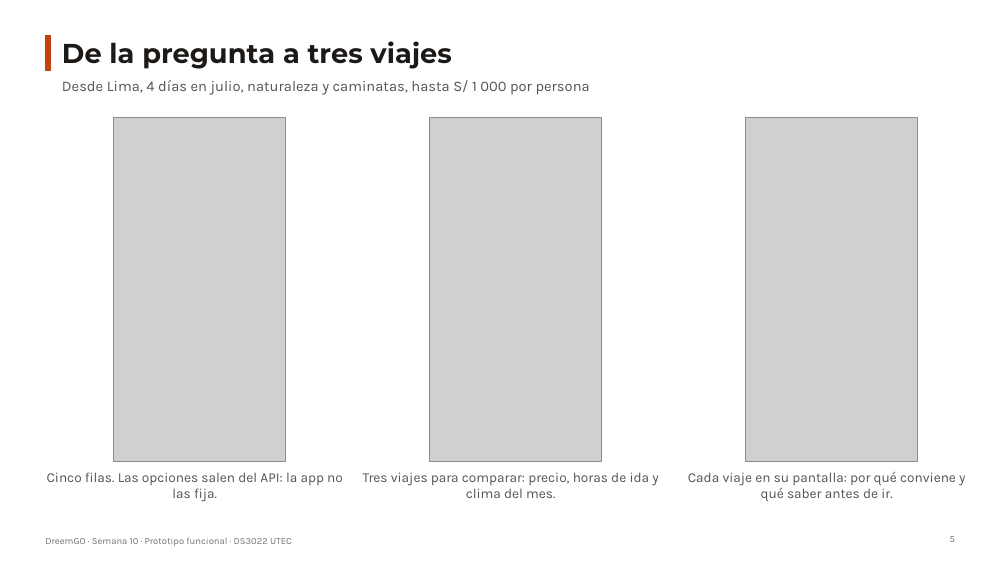
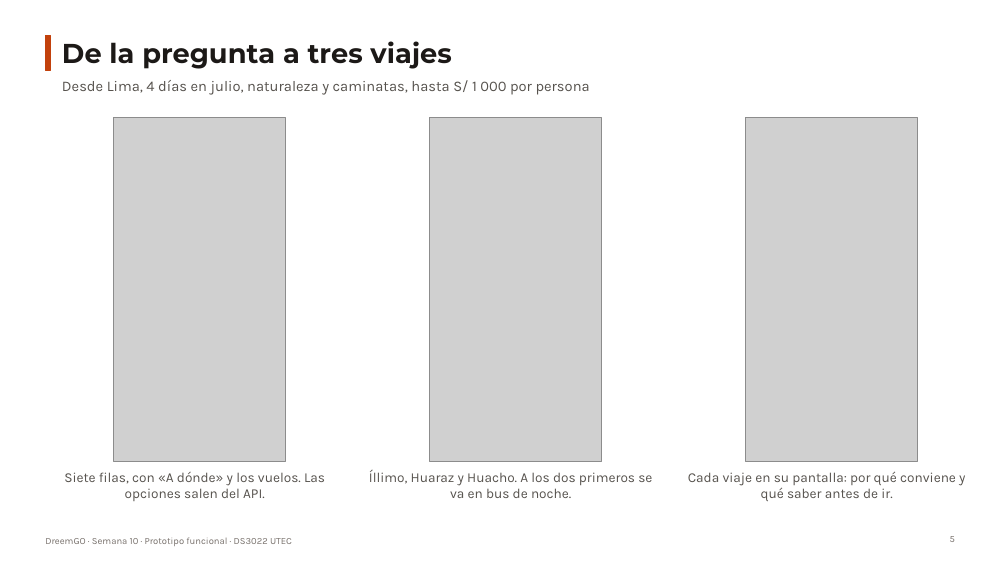
Before and after one commit to oswaldoaqm/Alejandros-Team, a slide deck: slide 5 of deliveries/week10/PresentationWeek10.pptx. Drawn at 1008x567 pixels with LibreOffice and Linux fonts; fonts in the diff are those of the drawing; grey boxes stand for pictures. Boxes give left, top, right and bottom in pixels: in the first picture for what was removed or moved away, otherwise in the second. Text is boxed around its words. In the diff, an @@ line names an element or a change of style, - is before the commit and + after.

```diff
--- a/deliveries/week10/PresentationWeek10.pptx
+++ b/deliveries/week10/PresentationWeek10.pptx
@@ text at [64,472,325,501]: text changed @@
-Cinco filas. Las opciones salen del API: la app no las fija.
+Siete filas, con «A dónde» y los vuelos. Las opciones salen del API.
@@ text at [369,470,652,498]: text changed @@
-Tres viajes para comparar: precio, horas de ida y clima del mes.
+Íllimo, Huaraz y Huacho. A los dos primeros se va en bus de noche.
```
Also in this commit, not shown: 17 other slides changed, 2 slides added, 1 slide removed, 1 other file.
